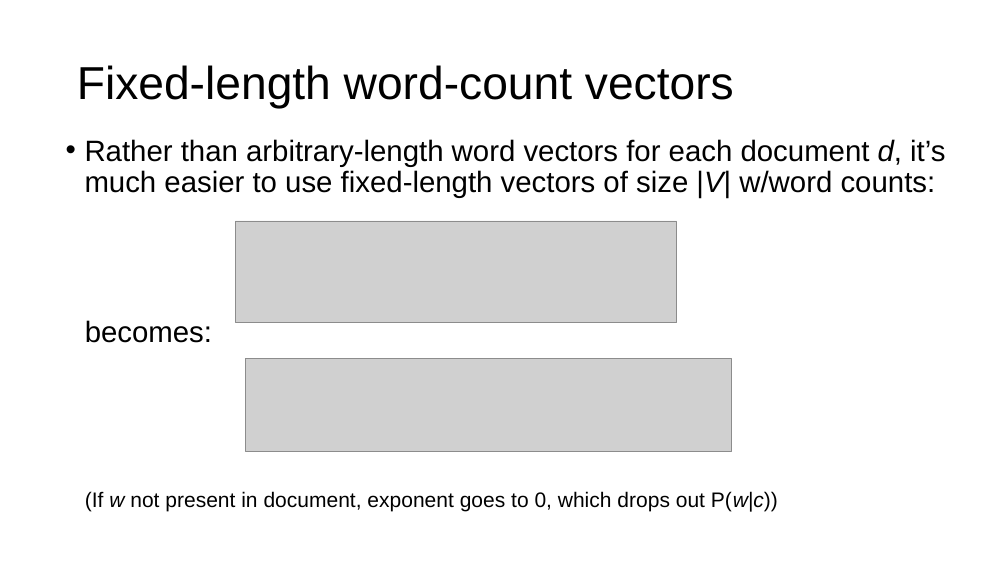
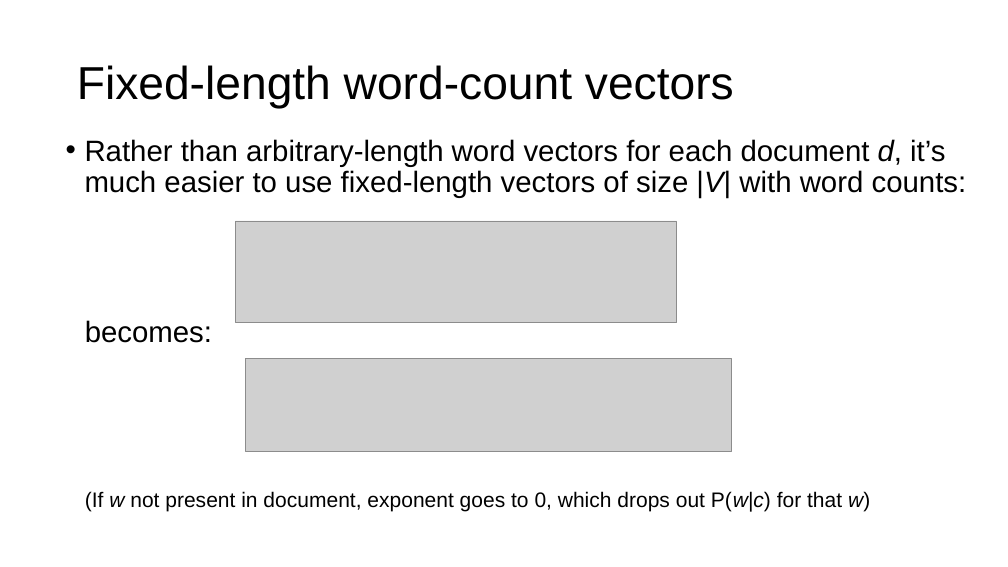
Before and after one commit to parrt/msds621, a slide deck: slide 14 of lectures/naive-bayes.pptx. Drawn at 1008x567 pixels with LibreOffice and Linux fonts; fonts in the diff are those of the drawing; grey boxes stand for pictures; background and template pictures are left out. Boxes give left, top, right and bottom in pixels: in the first picture for what was removed or moved away, otherwise in the second. Text is boxed around its words. In the diff, an @@ line names an element or a change of style, - is before the commit and + after.

```diff
--- a/lectures/naive-bayes.pptx
+++ b/lectures/naive-bayes.pptx
@@ text at [85,139,967,198]: text changed @@
-• Rather than arbitrary-length word vectors for each document d, it’s much easier to use fixed-length vectors of size |V| w/word counts:
+• Rather than arbitrary-length word vectors for each document d, it’s much easier to use fixed-length vectors of size |V| with word counts:
@@ text at [85,491,870,511]: text changed @@
-(If w not present in document, exponent goes to 0, which drops out P(w|c))
+(If w not present in document, exponent goes to 0, which drops out P(w|c) for that w)
```
Also in this commit, not shown: 4 other slides changed, 3 other files.
